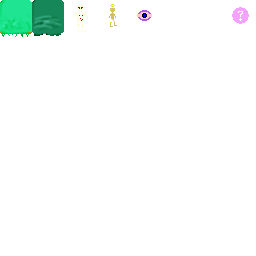
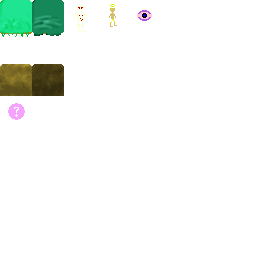
The second 256 x 256 image is a revision of the first. Changes to its layers:
painted on "Background" over [0, 7, 249, 120]
